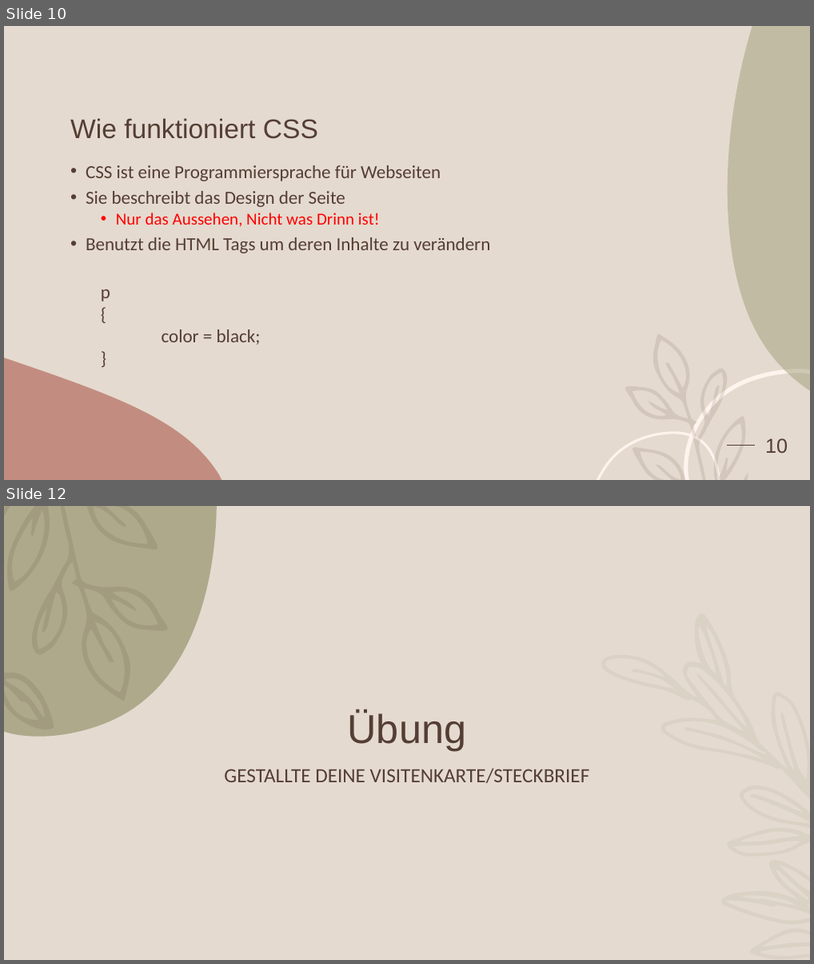
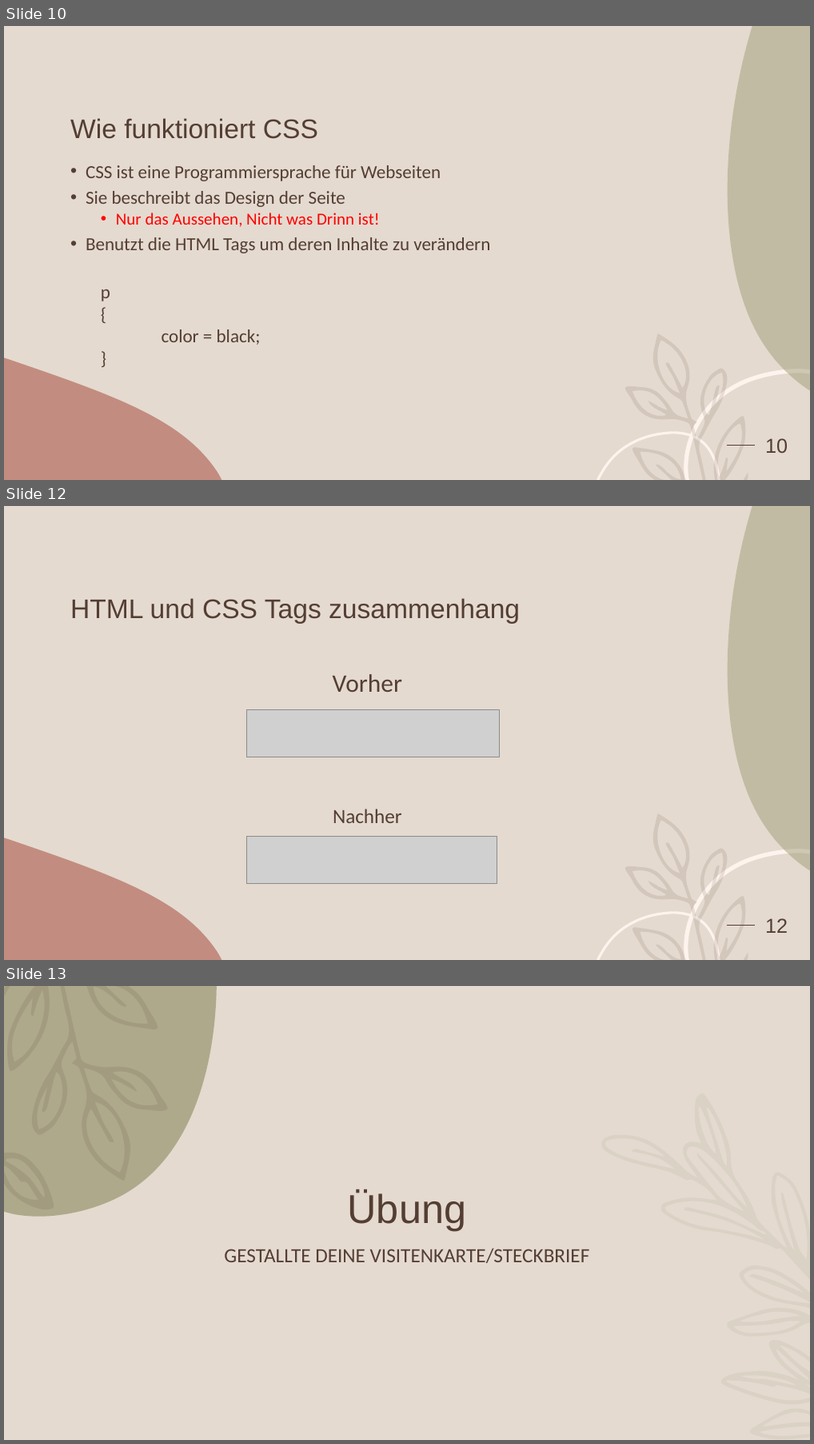
Before and after one commit to dschaefer94/Frontend-Development-Workshop, a slide deck: Intro HTML & CSS.pptx. Shown one above the other, each under a label of ours: slides 10 and 12 before the commit, slides 10, 12 and 13 after it; the slides between them are not shown. The pictures are 814x964 and 814x1444 pixels, drawn with LibreOffice and Linux fonts; fonts in the diff are those of the drawing; grey boxes stand for pictures; background and template pictures are left out. Boxes give left, top, right and bottom in pixels: in the first picture for what was removed or moved away, otherwise in the second. Text is boxed around its words. In the diff, an @@ line names an element or a change of style, - is before the commit and + after.

```diff
--- a/Intro HTML & CSS.pptx
+++ b/Intro HTML & CSS.pptx
@@ slide 12 added at (4, 506, 810, 960), background #E5DACF; not listed: 6 template elements that a slide beside it also shows @@
@@ title added at (70, 598, 520, 624), 32 pt, text #543E34 @@
+HTML und CSS Tags zusammenhang
@@ text added at (333, 674, 402, 823), 24 pt, text #543E34 @@
+  Vorher
+  Nachher
@@ picture added at (246, 709, 499, 756) @@
@@ picture added at (246, 836, 497, 883) @@
@@ page number added at (766, 918, 788, 932), 24 pt, text #543E34 @@
+12
@@ what was slide 12 is now slide 13 @@
```
Also in this commit, not shown: 1 slide changed, 1 other slide added, 1 slide removed, 2 other files.
